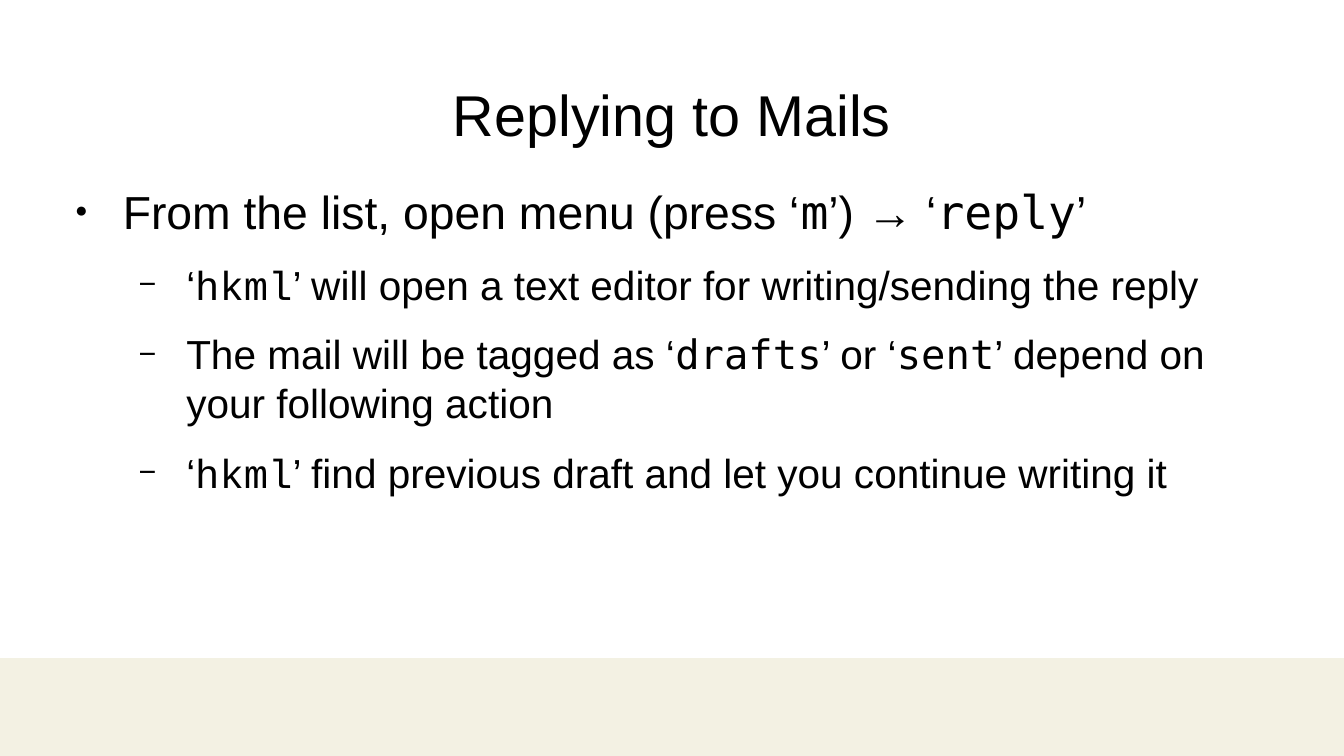
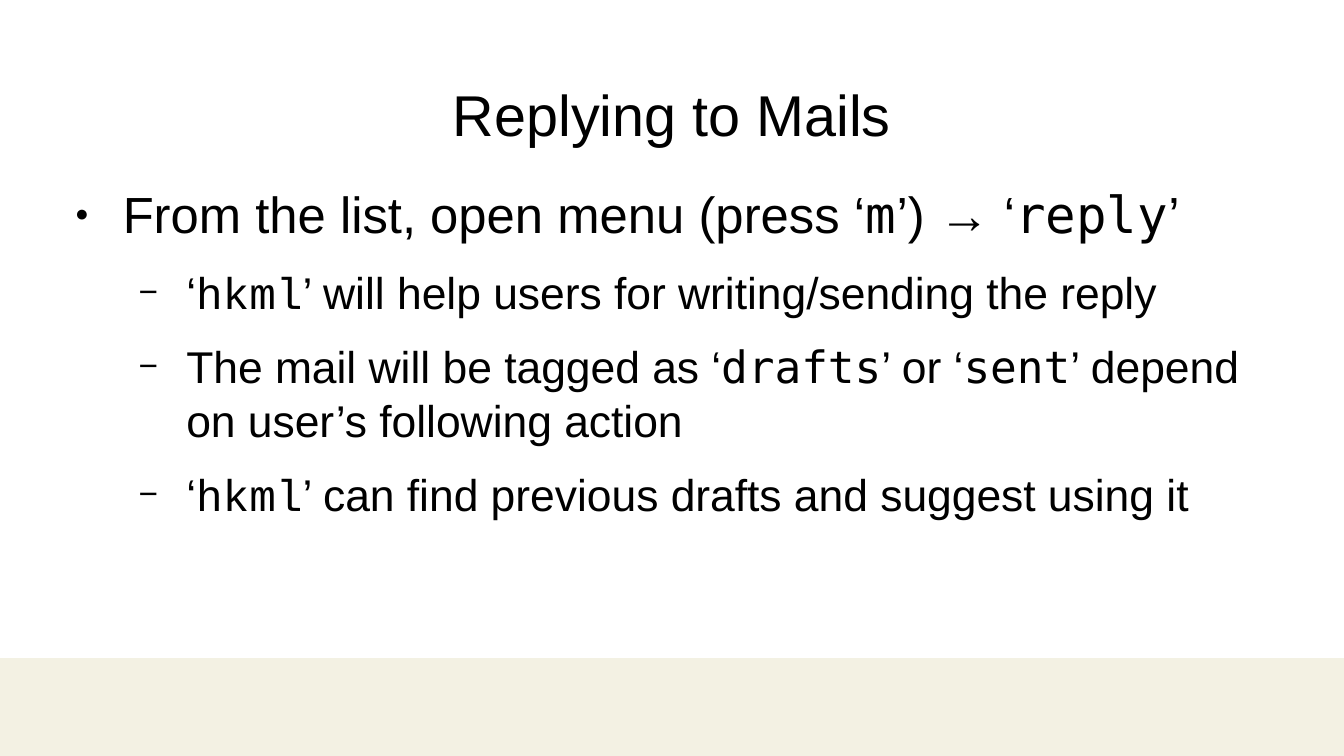
Before and after one commit to damonitor/talks, a slide deck: slide 21 of 2025/ossjp/hkml_ossjp25.odp. Drawn at 1344x756 pixels with LibreOffice and Linux fonts; fonts in the diff are those of the drawing; background and template pictures are left out. Boxes give left, top, right and bottom in pixels: in the first picture for what was removed or moved away, otherwise in the second. Text is boxed around its words. In the diff, an @@ line names an element or a change of style, - is before the commit and + after.

Commit message:
2025/ossjp: update drafts

```diff
--- a/2025/ossjp/hkml_ossjp25.odp
+++ b/2025/ossjp/hkml_ossjp25.odp
@@ text at <box>123,194,1180,244</box>: size 24.8 to 27.2 pt in "From the list, open menu (press ‘m’) ..." @@
@@ text at <box>186,276,1239,520</box>: text changed; size 21.7 to 23.8 pt @@
-  − ‘hkml’ will open a text editor for writing/sending the reply
-  − The mail will be tagged as ‘drafts’ or ‘sent’ depend on your following action
-  − ‘hkml’ find previous draft and let you continue writing it
+  − ‘hkml’ will help users for writing/sending the reply
+  − The mail will be tagged as ‘drafts’ or ‘sent’ depend on user’s following action
+  − ‘hkml’ can find previous drafts and suggest using it
```
Also in this commit, not shown: 7 other slides changed, 1 other file.
